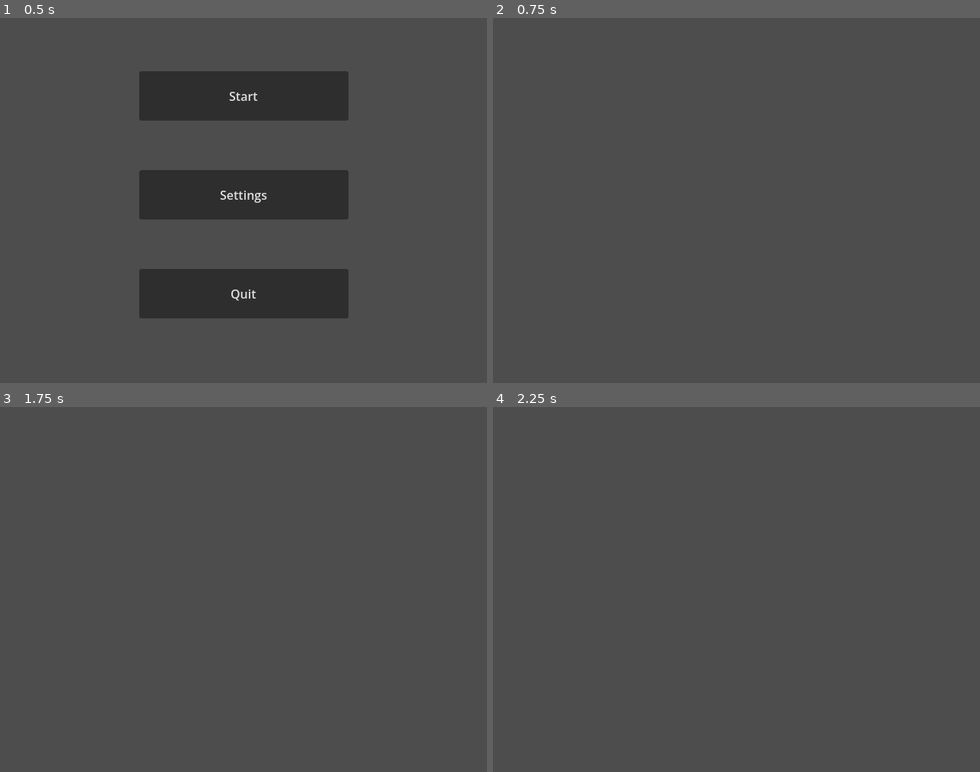
Above: before the commit, frames 1-4 (two rows, left to right).
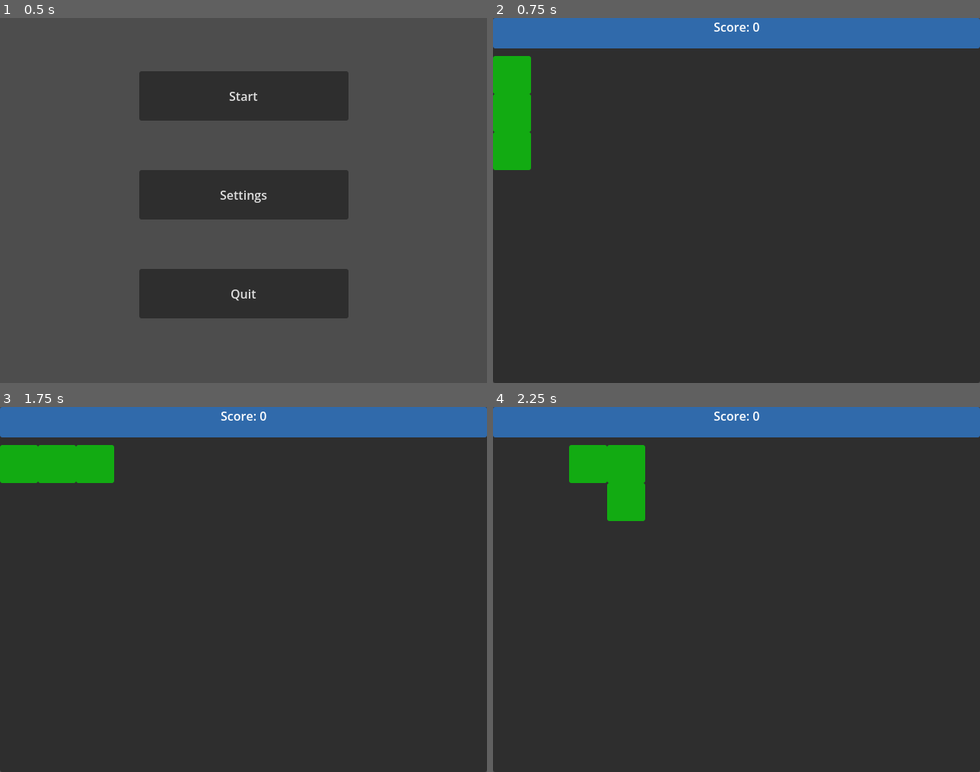
Above: after the commit, the same moments.

Repository: WyattHapper/MACS-Hackathon-2026
Game: Godot game, scene res://MainMenu/main_menu.tscn
Same seed, same stepped clock (60 frames per second), same inputs: the game is played once before the commit and once after it.
Inputs:
- Up to frame 1 (0.5 s): no input
- Up to frame 2 (0.75 s): click "Start" at 0.5 s
- Up to frame 3 (1.75 s): tap Enter at 1.25 s; hold D (move_right, bound only after the commit) from 1.28 s (still down)
- Up to frame 4 (2.25 s): release D (move_right, bound only after the commit) at 2.03 s; hold S (move_down, bound only after the commit) from 2.03 s (still down)

Frame 1 is identical in both runs. In frame 2, 100% of the frame differs, in the area x 0-100%, y 0-100%; in frame 3, 100%; in frame 4, 100%.

Commit message:
Basic Movement for Snake

Diff:
--- /dev/null
+++ b/hackathon-2026/Game/game.gd
@@ -0,0 +1,88 @@
+extends Node2D
+
+# Variables
+
+@export var snake_cell_scene: PackedScene
+
+var score: int
+var game_started: bool = false
+var grid_size: int = 20
+var cell_size: int = 50
+
+var last_step_data: Array
+var current_step_data: Array
+var snake: Array
+
+var start_pos = Vector2(0,0)
+var up = Vector2(0, -1)
+var down = Vector2(0, 1)
+var left = Vector2(-1, 0)
+var right = Vector2(1, 0)
+var move_dir: Vector2
+var can_move: bool
+
+func _ready():
+	new_game()
+
+func new_game():
+	score = 0
+	$UI.get_node("Score").text = "Score: " + str(score)
+	move_dir = up
+	can_move = true
+	print("Make")
+	make_snake()
+
+func make_snake():
+	last_step_data.clear()
+	current_step_data.clear()
+	snake.clear()
+
+	for i in range(3):
+		add_cell(start_pos + Vector2(0, i))
+
+func add_cell(pos):
+	current_step_data.append(pos)
+	var snake_cell = snake_cell_scene.instantiate()
+	snake_cell.position = (pos * cell_size) + Vector2(0, cell_size)
+	add_child(snake_cell)
+	snake.append(snake_cell)
+
+func _process(_delta):
+	move_snake()
+
+func move_snake():
+	if can_move:
+		if Input.is_action_just_pressed("move_down") and move_dir != up:
+			move_dir = down
+			can_move = false
+			if not game_started:
+				start_game()
+		if Input.is_action_just_pressed("move_up") and move_dir != down:
+			move_dir = up
+			can_move = false
+			if not game_started:
+				start_game()
+		if Input.is_action_just_pressed("move_left") and move_dir != right:
+			move_dir = left
+			can_move = false
+			if not game_started:
+				start_game()
+		if Input.is_action_just_pressed("move_right") and move_dir != left:
+			move_dir = right
+			can_move = false
+			if not game_started:
+				start_game()
+
+func start_game():
+	game_started = true
+	$Timer.start()
+
+func _on_timer_timeout() -> void:
+	can_move = true
+
+	last_step_data = [] + current_step_data
+	current_step_data[0] += move_dir
+	for i in range(len(current_step_data)):
+		if i > 0:
+			current_step_data[i] = last_step_data[i - 1]
+		snake[i].position = (current_step_data[i] * cell_size) + Vector2(0, cell_size)
--- a/hackathon-2026/Game/game.tscn
+++ b/hackathon-2026/Game/game.tscn
@@ -1,3 +1,20 @@
 [gd_scene format=3 uid="uid://bbru5n5e2g1m1"]
 
+[ext_resource type="Script" uid="uid://bvlhv237h2qi4" path="res://Game/game.gd" id="1_bk3v5"]
+[ext_resource type="PackedScene" uid="uid://easklexiedsn" path="res://UI/ui.tscn" id="2_1r4le"]
+[ext_resource type="PackedScene" uid="uid://sgh4qoygpaqc" path="res://Snake/snake_cell.tscn" id="2_7raqb"]
+
 [node name="Game" type="Node2D" unique_id=872899055]
+script = ExtResource("1_bk3v5")
+snake_cell_scene = ExtResource("2_7raqb")
+
+[node name="Panel" type="Panel" parent="." unique_id=540144919]
+offset_right = 640.0
+offset_bottom = 480.0
+
+[node name="UI" parent="." unique_id=96781642 instance=ExtResource("2_1r4le")]
+
+[node name="Timer" type="Timer" parent="." unique_id=628841116]
+wait_time = 0.2
+
+[connection signal="timeout" from="Timer" to="." method="_on_timer_timeout"]
--- /dev/null
+++ b/hackathon-2026/Snake/snake_cell.tscn
@@ -0,0 +1,6 @@
+[gd_scene format=3 uid="uid://sgh4qoygpaqc"]
+
+[node name="SnakeCell" type="Panel" unique_id=2030284571]
+modulate = Color(0, 11.35845, 0, 1)
+offset_right = 50.0
+offset_bottom = 50.0
--- /dev/null
+++ b/hackathon-2026/UI/ui.tscn
@@ -0,0 +1,18 @@
+[gd_scene format=3 uid="uid://easklexiedsn"]
+
+[node name="UI" type="CanvasLayer" unique_id=96781642]
+
+[node name="Panel" type="Panel" parent="." unique_id=373702076]
+modulate = Color(1.9618617, 5.7564473, 10.5787325, 1)
+offset_right = 640.0
+offset_bottom = 40.0
+
+[node name="Score" type="Label" parent="." unique_id=1006899445]
+anchors_preset = 5
+anchor_left = 0.5
+anchor_right = 0.5
+offset_left = -30.5
+offset_right = 30.5
+offset_bottom = 23.0
+grow_horizontal = 2
+text = "Score: 0"
--- a/hackathon-2026/project.godot
+++ b/hackathon-2026/project.godot
@@ -26,6 +26,33 @@
 
 project/assembly_name="Hackathon-2026"
 
+[input]
+
+move_up={
+"deadzone": 0.2,
+"events": [Object(InputEventKey,"resource_local_to_scene":false,"resource_name":"","device":-1,"window_id":0,"alt_pressed":false,"shift_pressed":false,"ctrl_pressed":false,"meta_pressed":false,"pressed":false,"keycode":0,"physical_keycode":87,"key_label":0,"unicode":119,"location":0,"echo":false,"script":null)
+, Object(InputEventKey,"resource_local_to_scene":false,"resource_name":"","device":-1,"window_id":0,"alt_pressed":false,"shift_pressed":false,"ctrl_pressed":false,"meta_pressed":false,"pressed":false,"keycode":0,"physical_keycode":4194320,"key_label":0,"unicode":0,"location":0,"echo":false,"script":null)
+]
+}
+move_down={
+"deadzone": 0.2,
+"events": [Object(InputEventKey,"resource_local_to_scene":false,"resource_name":"","device":-1,"window_id":0,"alt_pressed":false,"shift_pressed":false,"ctrl_pressed":false,"meta_pressed":false,"pressed":false,"keycode":0,"physical_keycode":83,"key_label":0,"unicode":115,"location":0,"echo":false,"script":null)
+, Object(InputEventKey,"resource_local_to_scene":false,"resource_name":"","device":-1,"window_id":0,"alt_pressed":false,"shift_pressed":false,"ctrl_pressed":false,"meta_pressed":false,"pressed":false,"keycode":0,"physical_keycode":4194322,"key_label":0,"unicode":0,"location":0,"echo":false,"script":null)
+]
+}
+move_left={
+"deadzone": 0.2,
+"events": [Object(InputEventKey,"resource_local_to_scene":false,"resource_name":"","device":-1,"window_id":0,"alt_pressed":false,"shift_pressed":false,"ctrl_pressed":false,"meta_pressed":false,"pressed":false,"keycode":0,"physical_keycode":65,"key_label":0,"unicode":97,"location":0,"echo":false,"script":null)
+, Object(InputEventKey,"resource_local_to_scene":false,"resource_name":"","device":-1,"window_id":0,"alt_pressed":false,"shift_pressed":false,"ctrl_pressed":false,"meta_pressed":false,"pressed":false,"keycode":0,"physical_keycode":4194319,"key_label":0,"unicode":0,"location":0,"echo":false,"script":null)
+]
+}
+move_right={
+"deadzone": 0.2,
+"events": [Object(InputEventKey,"resource_local_to_scene":false,"resource_name":"","device":-1,"window_id":0,"alt_pressed":false,"shift_pressed":false,"ctrl_pressed":false,"meta_pressed":false,"pressed":false,"keycode":0,"physical_keycode":68,"key_label":0,"unicode":100,"location":0,"echo":false,"script":null)
+, Object(InputEventKey,"resource_local_to_scene":false,"resource_name":"","device":-1,"window_id":0,"alt_pressed":false,"shift_pressed":false,"ctrl_pressed":false,"meta_pressed":false,"pressed":false,"keycode":0,"physical_keycode":4194321,"key_label":0,"unicode":0,"location":0,"echo":false,"script":null)
+]
+}
+
 [physics]
 
 3d/physics_engine="Jolt Physics"
Not shown, added: hackathon-2026/Game/game.gd.uid
